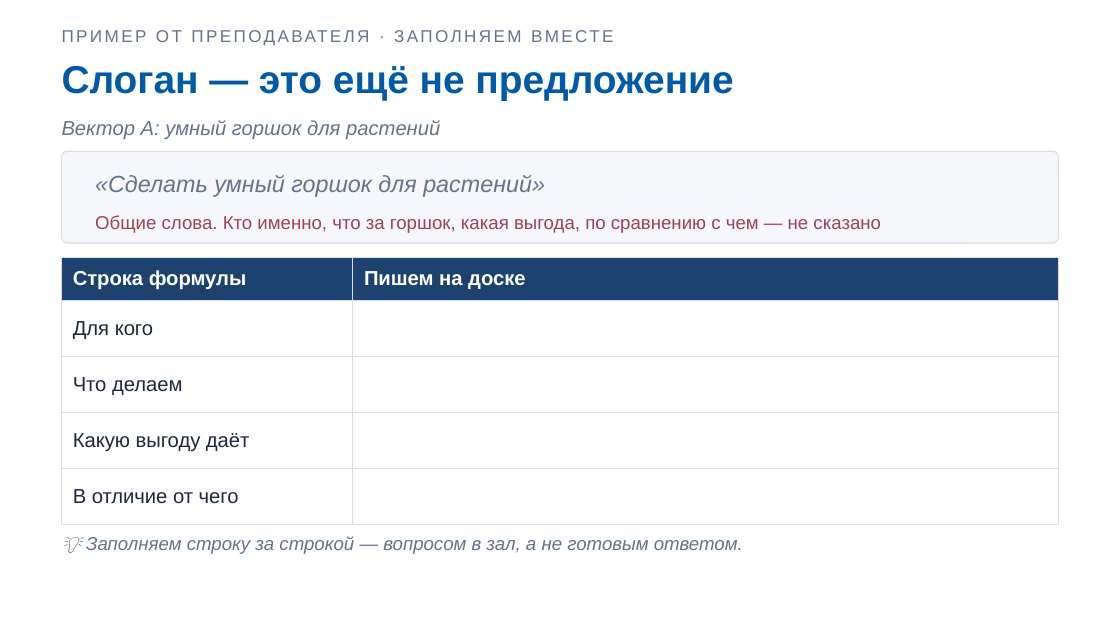
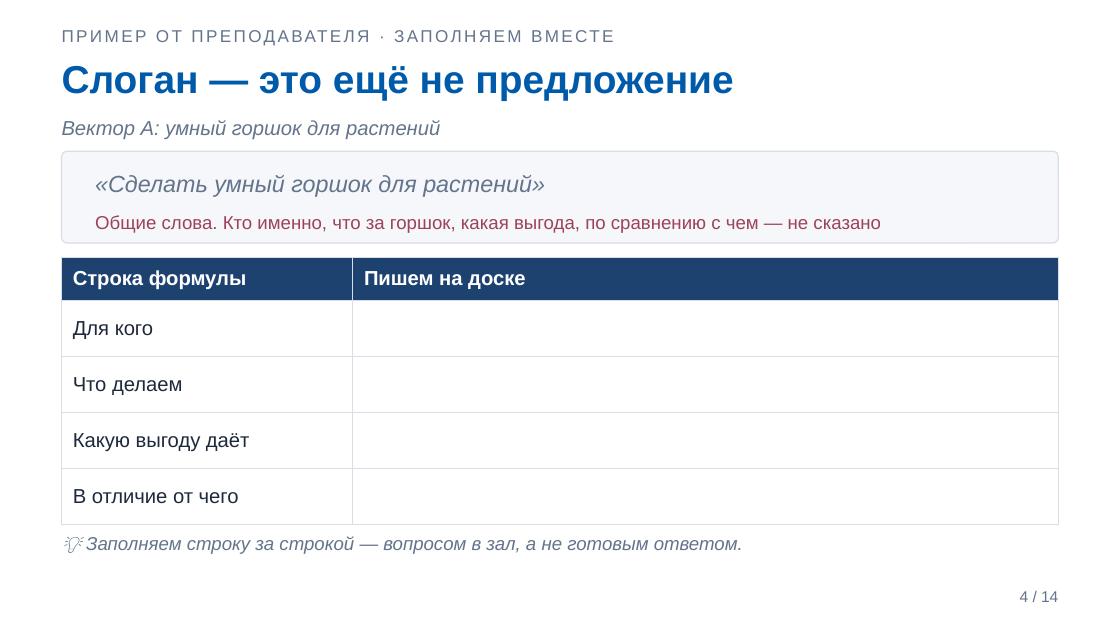
Before and after one commit to DimaMuhannad/OPD, a slide deck: slide 4 of zanyatiya/Zanyatie_02_Praktika1_Slaydy.pptx. Drawn at 1120x630 pixels with LibreOffice and Linux fonts; fonts in the diff are those of the drawing. Boxes give left, top, right and bottom in pixels: in the first picture for what was removed or moved away, otherwise in the second. Text is boxed around its words. In the diff, an @@ line names an element or a change of style, - is before the commit and + after.

```diff
--- a/zanyatiya/Zanyatie_02_Praktika1_Slaydy.pptx
+++ b/zanyatiya/Zanyatie_02_Praktika1_Slaydy.pptx
@@ text added at [1020, 591, 1058, 602], 10 pt, text #64748B @@
+4 / 14
```
Also in this commit, not shown: 8 other slides changed, 4 slides added, 2 slides removed, 5 other files.
